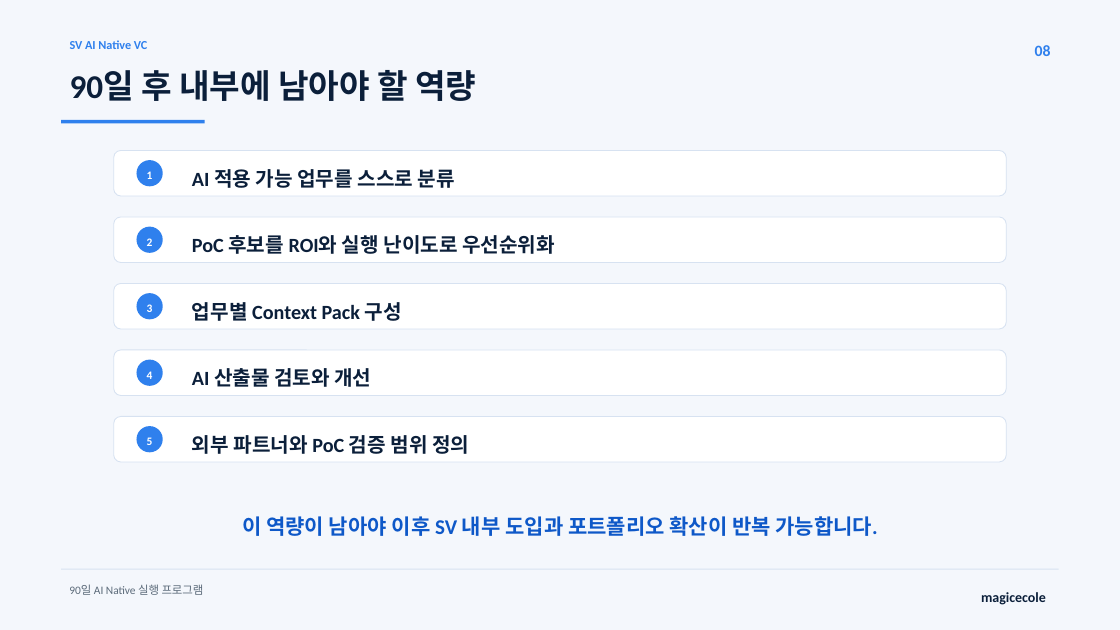
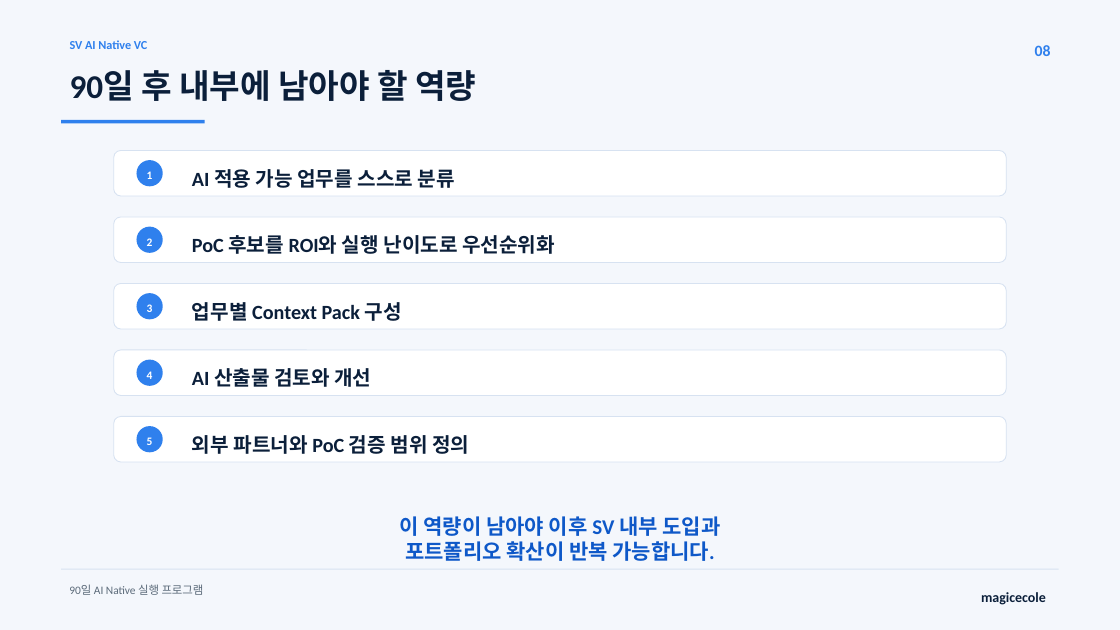
Before and after one commit to MagicecoleAI/svinvest-ai-native-vc-workshop, a slide deck: slide 8 of outputs/SV_AI_Native_90일_실행프로그램.pptx. Drawn at 1120x630 pixels with LibreOffice and Linux fonts; fonts in the diff are those of the drawing. Boxes give left, top, right and bottom in pixels: in the first picture for what was removed or moved away, otherwise in the second. Text is boxed around its words. In the diff, an @@ line names an element or a change of style, - is before the commit and + after.

```diff
--- a/outputs/SV_AI_Native_90일_실행프로그램.pptx
+++ b/outputs/SV_AI_Native_90일_실행프로그램.pptx
@@ text at box(399, 516, 721, 561): text changed @@
-이 역량이 남아야 이후 SV 내부 도입과 포트폴리오 확산이 반복 가능합니다.
+이 역량이 남아야 이후 SV 내부 도입과
+포트폴리오 확산이 반복 가능합니다.
```
Also in this commit, not shown: 7 other slides changed, 1 slide removed, 1 other file.
